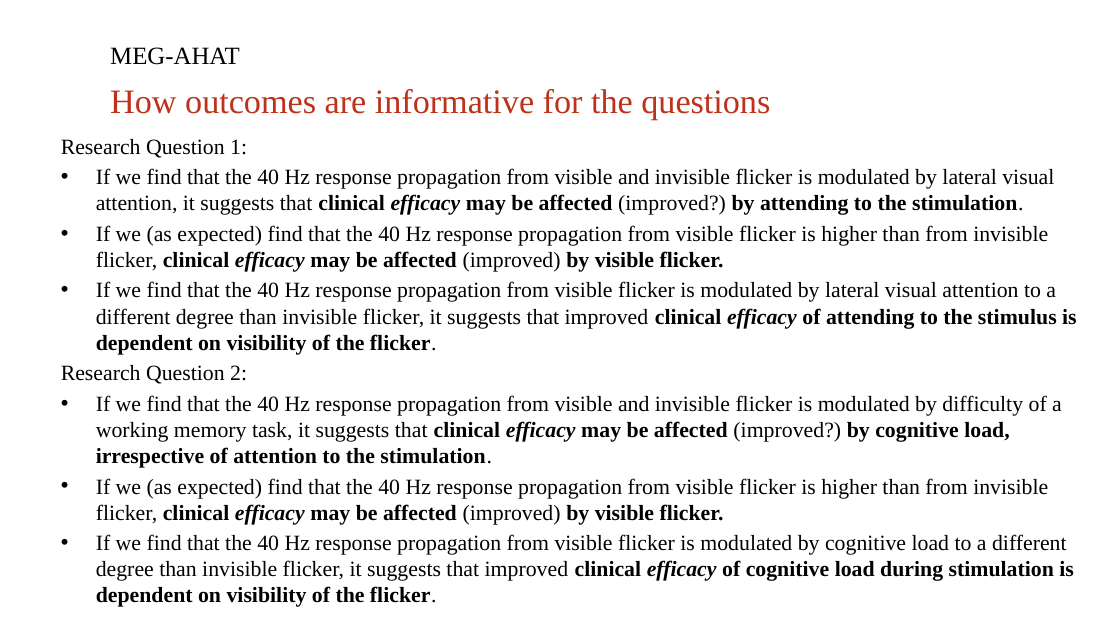
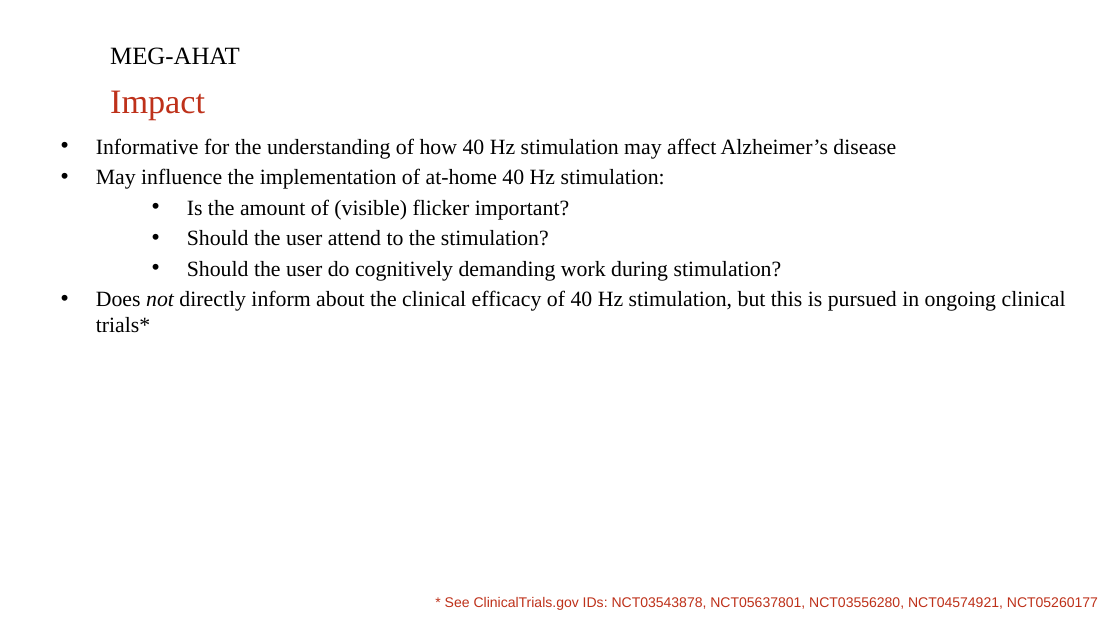
Before and after one commit to henneysq/meg-ahat, a slide deck: slide 8 of protocol/Invisible-Flicker_aka_MEG-AHAT_project_PPM.pptx (slide 7 before the commit). Drawn at 1120x630 pixels with LibreOffice and Linux fonts; fonts in the diff are those of the drawing; background and template pictures are left out. Boxes give left, top, right and bottom in pixels: in the first picture for what was removed or moved away, otherwise in the second. Text is boxed around its words. In the diff, an @@ line names an element or a change of style, - is before the commit and + after.

Commit message:
Updated PPM slides to FINAL

```diff
--- a/protocol/Invisible-Flicker_aka_MEG-AHAT_project_PPM.pptx
+++ b/protocol/Invisible-Flicker_aka_MEG-AHAT_project_PPM.pptx
@@ text at (110,90,205,120): text changed @@
-How outcomes are informative for the questions
+Impact
@@ text at (96,138,1066,333): text changed @@
-Research Question 1:
-• If we find that the 40 Hz response propagation from visible and invisible flicker is modulated by lateral visual attention, it suggests that clinical efficacy may be affected (improved?) by attending to the stimulation.
-• If we (as expected) find that the 40 Hz response propagation from visible flicker is higher than from invisible flicker, clinical efficacy may be affected (improved) by visible flicker.
-• If we find that the 40 Hz response propagation from visible flicker is modulated by lateral visual attention to a different degree than invisible flicker, it suggests that improved clinical efficacy of attending to the stimulus is dependent on visibility of the flicker.
-Research Question 2:
-• If we find that the 40 Hz response propagation from visible and invisible flicker is modulated by difficulty of a working memory task, it suggests that clinical efficacy may be affected (improved?) by cognitive load, irrespective of attention to the stimulation.
-• If we (as expected) find that the 40 Hz response propagation from visible flicker is higher than from invisible flicker, clinical efficacy may be affected (improved) by visible flicker.
-• If we find that the 40 Hz response propagation from visible flicker is modulated by cognitive load to a different degree than invisible flicker, it suggests that improved clinical efficacy of cognitive load during stimulation is dependent on visibility of the flicker.
+• Informative for the understanding of how 40 Hz stimulation may affect Alzheimer’s disease
+• May influence the implementation of at-home 40 Hz stimulation:
+  • Is the amount of (visible) flicker important?
+  • Should the user attend to the stimulation?
+  • Should the user do cognitively demanding work during stimulation?
+• Does not directly inform about the clinical efficacy of 40 Hz stimulation, but this is pursued in ongoing clinical trials*
@@ text added at (445,597,1098,610), 9 pt, text #BE311A @@
+* See ClinicalTrials.gov IDs: NCT03543878, NCT05637801, NCT03556280, NCT04574921, NCT05260177
```
Also in this commit, not shown: 3 other slides changed, 3 slides added, 2 slides removed.
